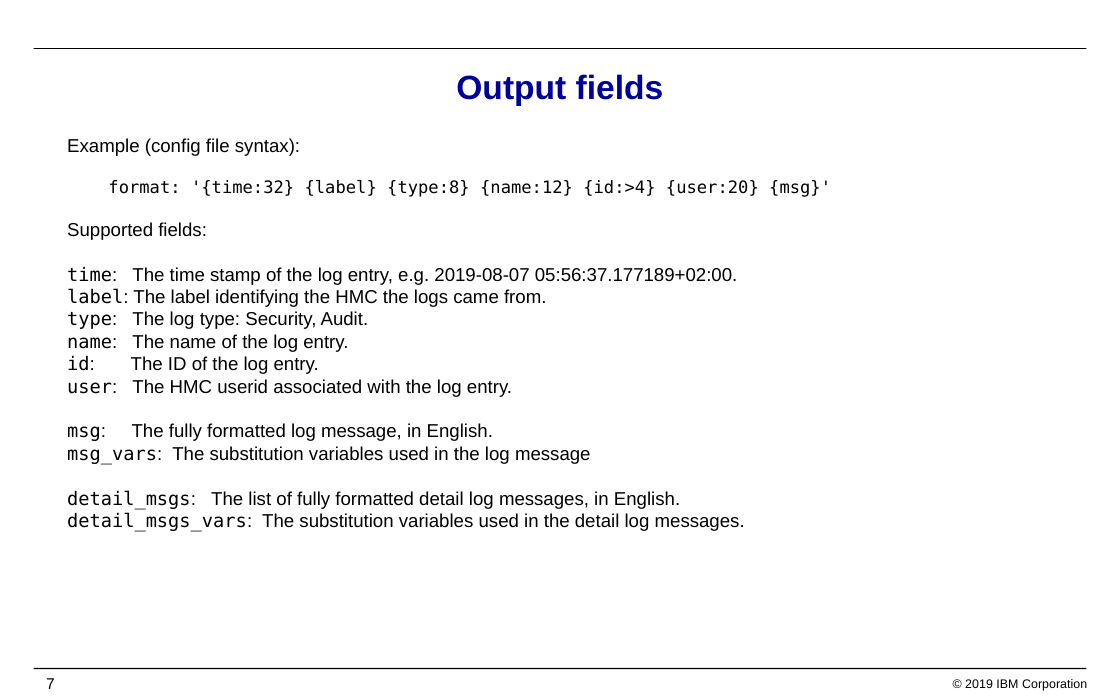
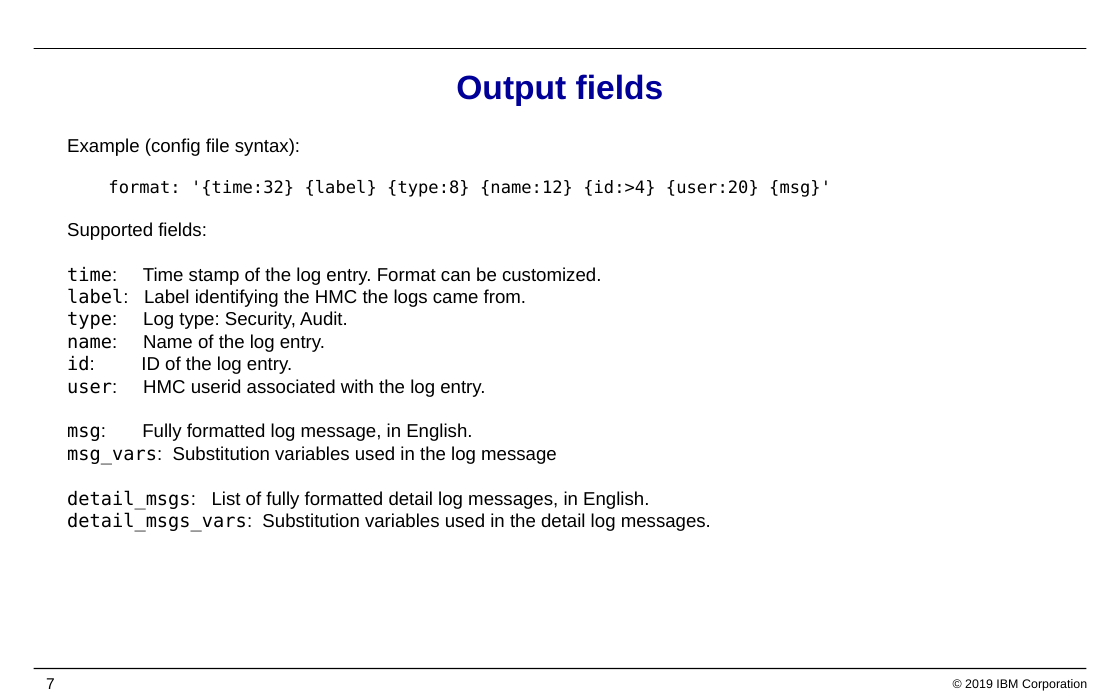
Before and after one commit to zhmcclient/zhmc-log-forwarder, a slide deck: slide 7 of IBM_Z_HMC_Log_Forwarder.pptx. Drawn at 1120x700 pixels with LibreOffice and Linux fonts; fonts in the diff are those of the drawing; background and template pictures are left out. Boxes give left, top, right and bottom in pixels: in the first picture for what was removed or moved away, otherwise in the second. Text is boxed around its words. In the diff, an @@ line names an element or a change of style, - is before the commit and + after.

Commit message:
Updated presentation with time_format parm

```diff
--- a/IBM_Z_HMC_Log_Forwarder.pptx
+++ b/IBM_Z_HMC_Log_Forwarder.pptx
@@ text at <box>67,138,831,532</box>: text changed @@
-Example (config file syntax):
-format: '{time:32} {label} {type:8} {name:12} {id:>4} {user:20} {msg}'
-Supported fields:
-time: The time stamp of the log entry, e.g. 2019-08-07 05:56:37.177189+02:00.
-label: The label identifying the HMC the logs came from.
-type: The log type: Security, Audit.
-name: The name of the log entry.
-id: The ID of the log entry.
-user: The HMC userid associated with the log entry.
-msg: The fully formatted log message, in English.
-msg_vars: The substitution variables used in the log message
-detail_msgs: The list of fully formatted detail log messages, in English.
-detail_msgs_vars: The substitution variables used in the detail log messages.
+Example (config file syntax):
+format: '{time:32} {label} {type:8} {name:12} {id:>4} {user:20} {msg}'
+Supported fields:
+time: Time stamp of the log entry. Format can be customized.
+label: Label identifying the HMC the logs came from.
+type: Log type: Security, Audit.
+name: Name of the log entry.
+id: ID of the log entry.
+user: HMC userid associated with the log entry.
+msg: Fully formatted log message, in English.
+msg_vars: Substitution variables used in the log message
+detail_msgs: List of fully formatted detail log messages, in English.
+detail_msgs_vars: Substitution variables used in the detail log messages.
```
Also in this commit, not shown: 4 other slides changed, 1 other file.
